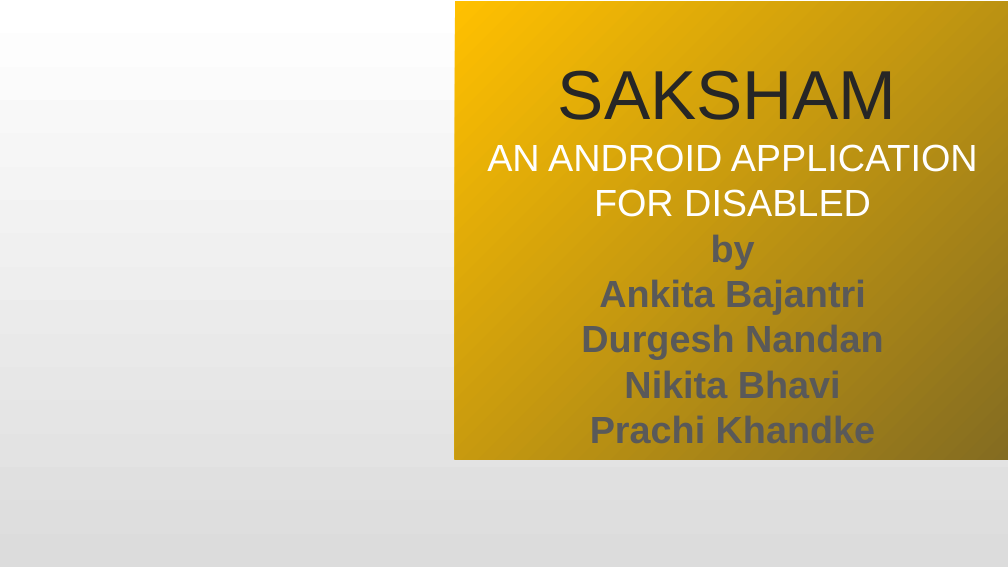
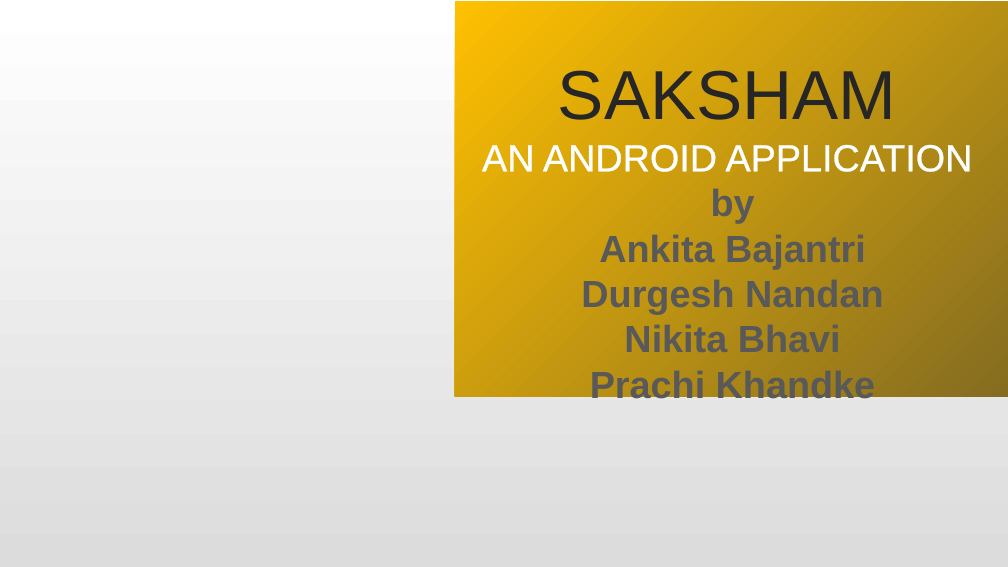
Before and after one commit to Durgnan/Final_Year_Project, a slide deck: slide 1 of Phase PPT/Durgesh Nandan/0th Phase/SakshamPPT.pptx. Drawn at 1008x567 pixels with LibreOffice and Linux fonts; fonts in the diff are those of the drawing; background and template pictures are left out. Boxes give left, top, right and bottom in pixels: in the first picture for what was removed or moved away, otherwise in the second. Text is boxed around its words. In the diff, an @@ line names an element or a change of style, - is before the commit and + after.

```diff
--- a/Phase PPT/Durgesh Nandan/0th Phase/SakshamPPT.pptx
+++ b/Phase PPT/Durgesh Nandan/0th Phase/SakshamPPT.pptx
@@ rectangle "SAKSHAM AN ANDROID APPLICATION": place and size @@
-rectangle "SAKSHAM AN ANDROID APPLICATION" at [455,2,1008,460]
+rectangle "SAKSHAM AN ANDROID APPLICATION" at [455,2,1008,396]
@@ text in rectangle at [482,70,972,172]: text changed @@
-SAKSHAM
-AN ANDROID APPLICATION FOR DISABLED
+SAKSHAM
+AN ANDROID APPLICATION
```
Also in this commit, not shown: 10 other slides changed, 2 slides added, 2 slides removed, 1 other file.
